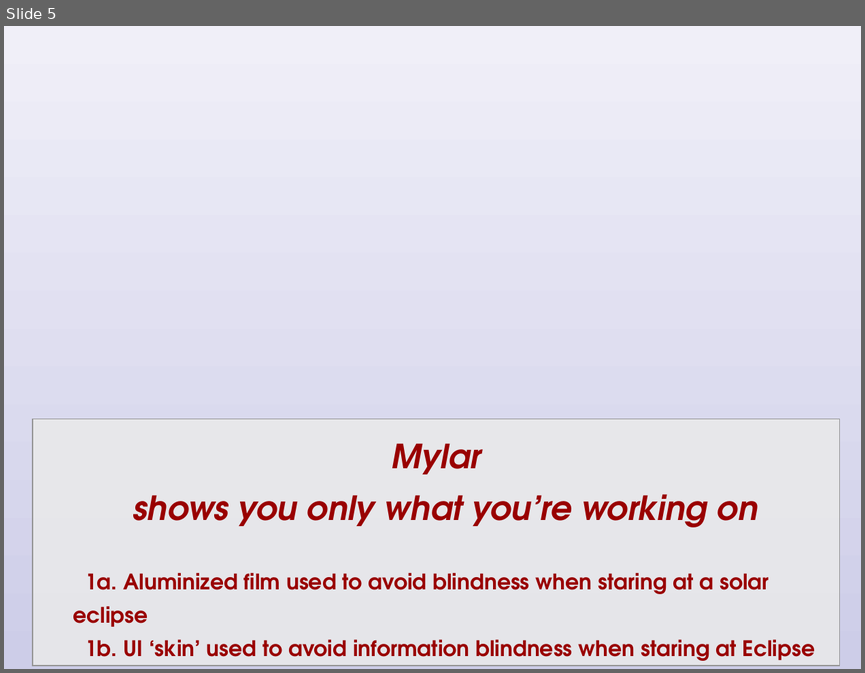
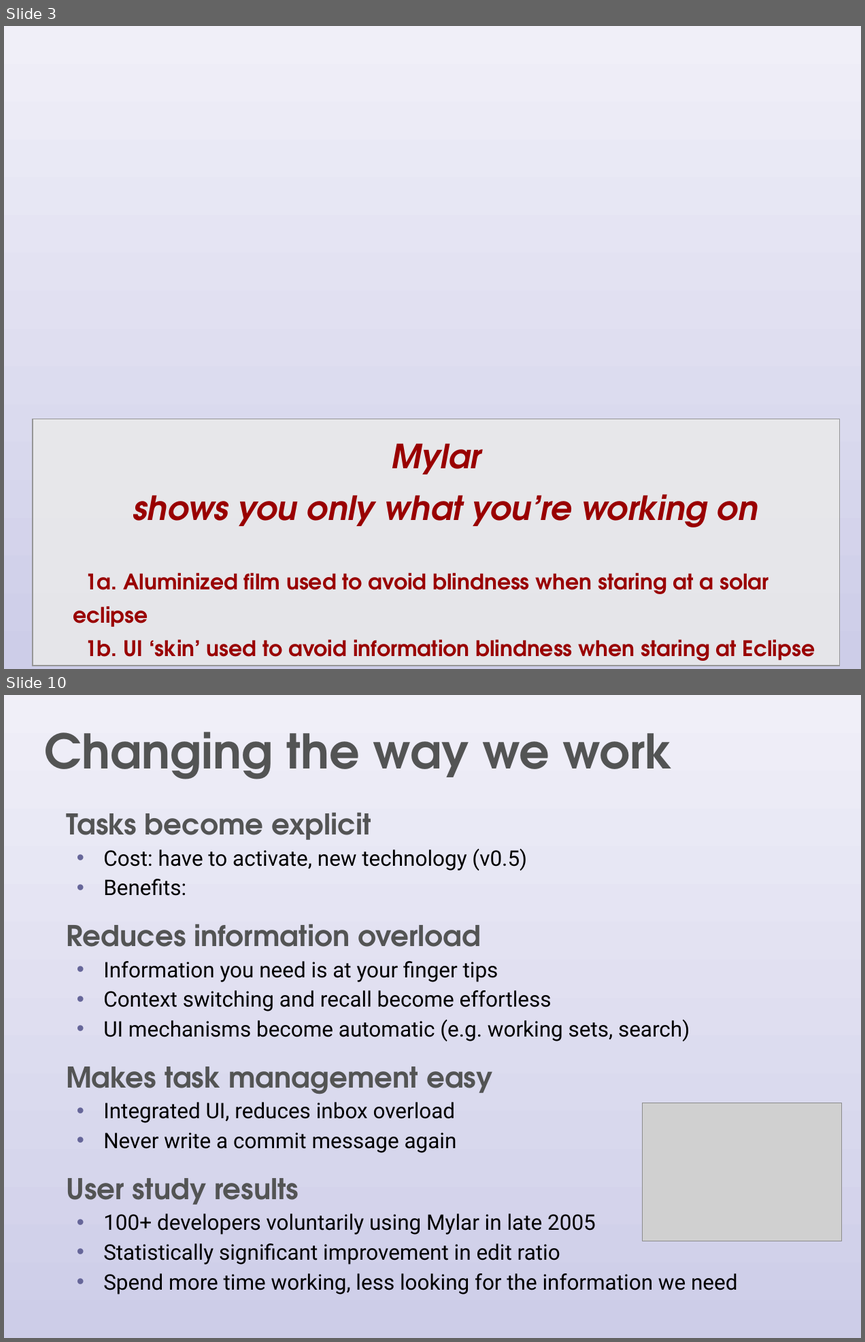
Before and after one commit to eclipse-mylyn/mylyn-website, a slide deck: publications/2006-03-mylar-eclipsecon.ppt. Shown one above the other, each under a label of ours: slide 5 before the commit, slides 3 and 10 after it; the slides between them are not shown. The pictures are 865x673 and 865x1342 pixels, drawn with LibreOffice and Linux fonts; fonts in the diff are those of the drawing; grey boxes stand for pictures; background and template pictures are left out. Boxes give left, top, right and bottom in pixels: in the first picture for what was removed or moved away, otherwise in the second. Text is boxed around its words. In the diff, an @@ line names an element or a change of style, - is before the commit and + after.

```diff
--- a/publications/2006-03-mylar-eclipsecon.ppt
+++ b/publications/2006-03-mylar-eclipsecon.ppt
@@ slide 10 added at bbox=[4, 695, 861, 1338], background #FFFFFF; not listed: 1 template element that a slide beside it also shows @@
@@ title added at bbox=[45, 732, 673, 779], 40 pt, text #535454, bold @@
+Changing the way we work
@@ text added at bbox=[66, 813, 737, 1294], 18 pt, text #000000 @@
+  Tasks become explicit
+  • Cost: have to activate, new technology (v0.5)
+  • Benefits:
+  Reduces information overload
+  • Information you need is at your finger tips
+  • Context switching and recall become effortless
+  • UI mechanisms become automatic (e.g. working sets, search)
+  Makes task management easy
+  • Integrated UI, reduces inbox overload
+  • Never write a commit message again
+  User study results
+  • 100+ developers voluntarily using Mylar in late 2005
+  • Statistically significant improvement in edit ratio
+  • Spend more time working, less looking for the information we need
@@ picture added at bbox=[643, 1103, 841, 1241] @@
@@ what was slide 5 is now slide 3 @@
```
Also in this commit, not shown: 4 slides changed, 13 other slides added, 15 slides removed.
